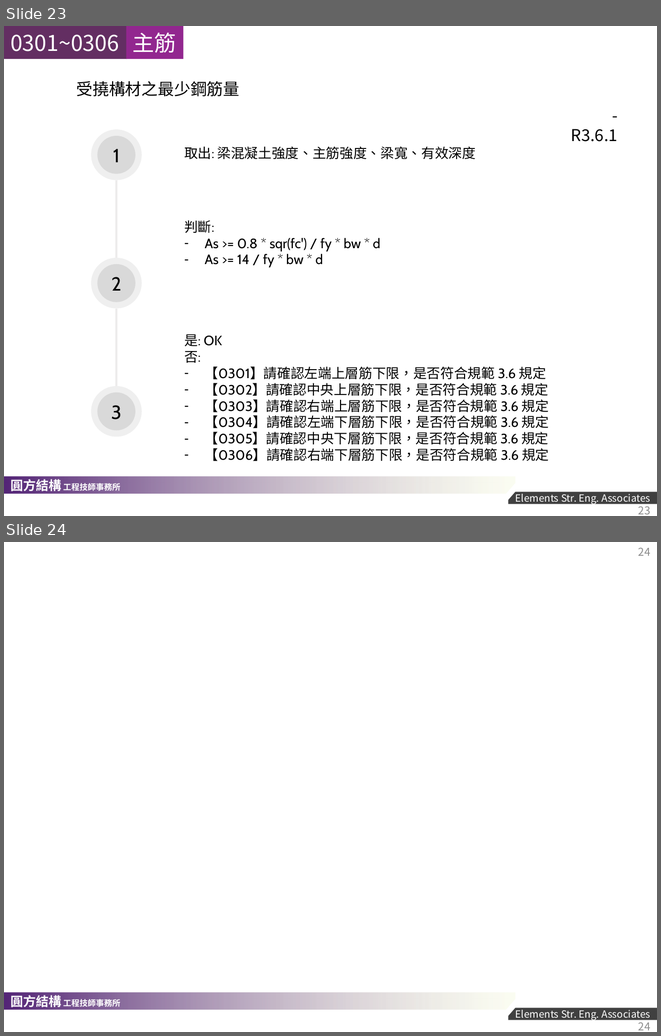
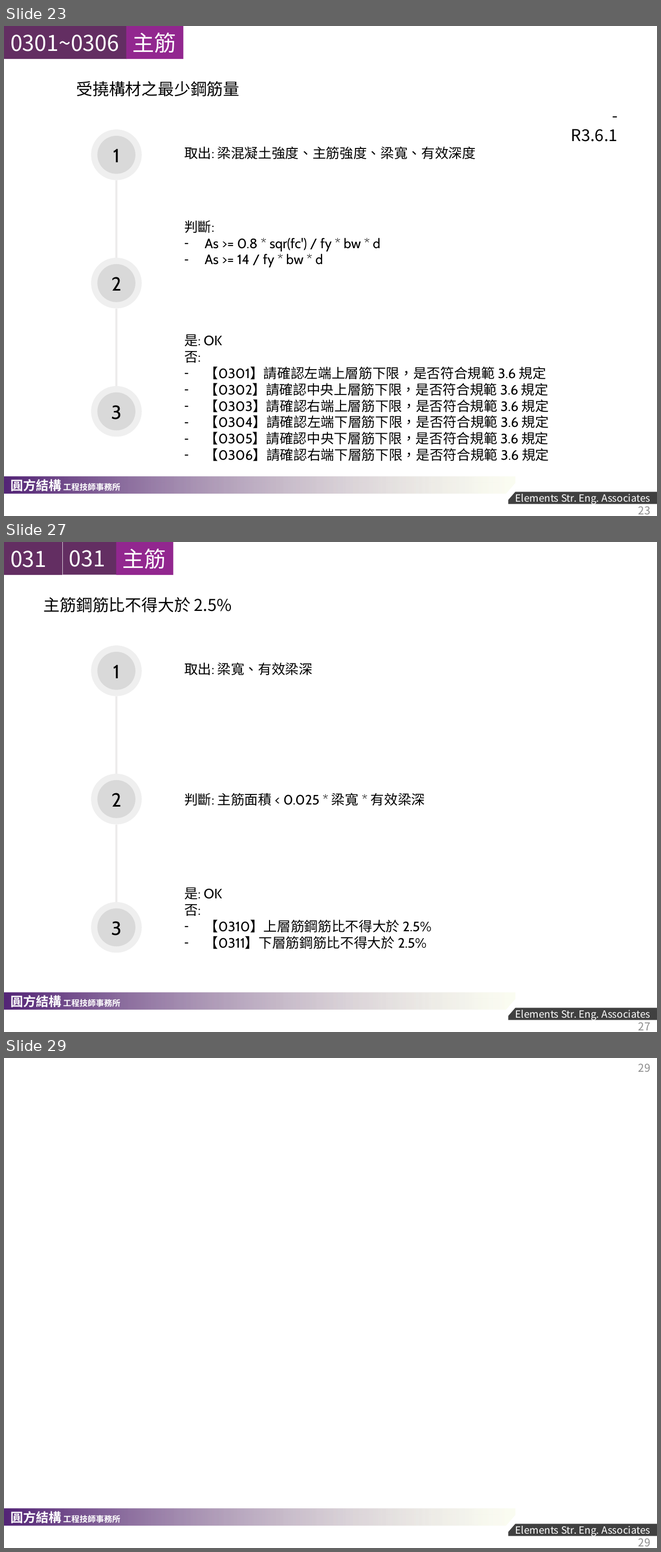
Before and after one commit to skyran1278/VbaProject, a slide deck: 20170524_RCScan/2018-1207 RC SCAN 說明文件.pptx. Shown one above the other, each under a label of ours: slides 23 and 24 before the commit, slides 23, 27 and 29 after it; the slides between them are not shown. The pictures are 661x1036 and 661x1552 pixels, drawn with LibreOffice and Linux fonts; fonts in the diff are those of the drawing; background and template pictures are left out. Boxes give left, top, right and bottom in pixels: in the first picture for what was removed or moved away, otherwise in the second. Text is boxed around its words. In the diff, an @@ line names an element or a change of style, - is before the commit and + after.

```diff
--- a/20170524_RCScan/2018-1207 RC SCAN 說明文件.pptx
+++ b/20170524_RCScan/2018-1207 RC SCAN 說明文件.pptx
@@ slide 27 added at (x1=4, y1=542, x2=657, y2=1032), background #FFFFFF; not listed: 4 template elements that a slide beside it also shows @@
@@ rectangle added at (x1=4, y1=542, x2=62, y2=575), fill #632E62, 24 pt, text #FFFFFF @@
+0310
@@ rectangle added at (x1=63, y1=542, x2=117, y2=575), fill #632E62, 24 pt, text #FFFFFF @@
+0311
@@ rectangle added at (x1=116, y1=542, x2=174, y2=575), fill #92278F, 24 pt, text #FFFFFF @@
+主筋
@@ text added at (x1=44, y1=597, x2=232, y2=612), 18 pt, text #000000 @@
+主筋鋼筋比不得大於 2.5%
@@ ellipse added at (x1=91, y1=645, x2=141, y2=696), fill #D9D9D9 at 42% opacity, 21 pt, text #000000 @@
+1
@@ ellipse added at (x1=97, y1=652, x2=135, y2=689), fill #D9D9D9 @@
@@ text added at (x1=184, y1=662, x2=313, y2=675), 15 pt, text #000000 @@
+取出: 梁寬、有效梁深
@@ line added from (116, 696) to (116, 774), #EDECEC 2.25 pt @@
@@ ellipse added at (x1=91, y1=774, x2=141, y2=824), fill #D9D9D9 at 42% opacity, 21 pt, text #000000 @@
+2
@@ ellipse added at (x1=97, y1=779, x2=135, y2=818), fill #D9D9D9 @@
@@ text added at (x1=184, y1=793, x2=425, y2=805), 15 pt, text #000000 @@
+判斷: 主筋面積 < 0.025 * 梁寬 * 有效梁深
@@ line added from (116, 824) to (116, 902), #EDECEC 2.25 pt @@
@@ text added at (x1=184, y1=887, x2=431, y2=949), 15 pt, text #000000 @@
+是: OK
+否:
+– 【0310】上層筋鋼筋比不得大於 2.5%
+– 【0311】下層筋鋼筋比不得大於 2.5%
@@ ellipse added at (x1=91, y1=902, x2=141, y2=952), fill #D9D9D9 at 42% opacity, 21 pt, text #000000 @@
+3
@@ ellipse added at (x1=97, y1=908, x2=135, y2=946), fill #D9D9D9 @@
@@ page number added at (x1=638, y1=1019, x2=651, y2=1030), 12 pt, text #8C8C8C @@
+27
@@ what was slide 24 is now slide 29 @@
@@ page number at (x1=638, y1=1064, x2=651, y2=1072): text changed @@
-24
+29
@@ page number at (x1=638, y1=1535, x2=651, y2=1546): text changed @@
-24
+29
```
Also in this commit, not shown: 4 other slides added.
